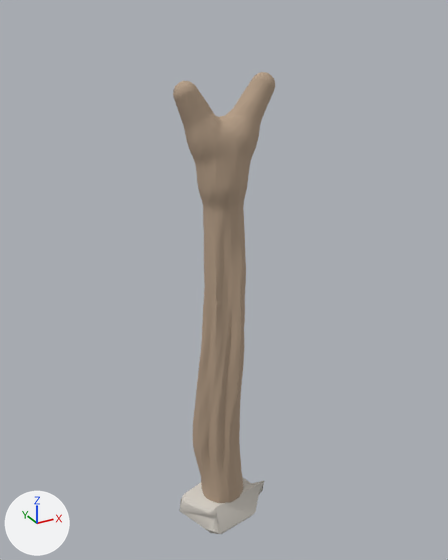
What one commit did to the glTF model assets/tower/approved-library/architecture/bagana-f1-3x13x3-v2.glb.
One viewpoint serves both versions: a 50 mm camera at (-1.78, -3.25, 1.97) aimed at (0.05, 0.07, 0.31). Lighting does not change. The marker at lower left points along +X, +Y and +Z. The picture after the commit comes second.

The older version as bpy lines, for what is in view:
```python
me_bagana_form_1_stone = bpy.data.meshes.new('BAGANA_FORM_1_stone')
me_bagana_form_1_stone.from_pydata(...)  # 41 vertices, 78 faces; spans x -0.327..0.327, y -0.215..0.215, z -1.625..-1.375
me_bagana_form_1_stone.materials.append(mat_alantil_bagana_stone_pbr)  # light grey #d7d1c8
me_bagana_form_1_wood = bpy.data.meshes.new('BAGANA_FORM_1_wood')
me_bagana_form_1_wood.from_pydata(...)  # 20454 vertices, 40904 faces; spans x -0.28..0.33, y -0.19..0.18, z -1.4..1.62
me_bagana_form_1_wood.materials.append(mat_alantil_bagana_wood_pbr)  # beige #b59e86
ob_bagana_stone = bpy.data.objects.new('bagana_stone', me_bagana_form_1_stone)
ob_bagana_stone.location = (0.0, 0.0, 0.0)
ob_bagana_wood = bpy.data.objects.new('bagana_wood', me_bagana_form_1_wood)
ob_bagana_wood.location = (0.0, 0.0, 0.0)
```
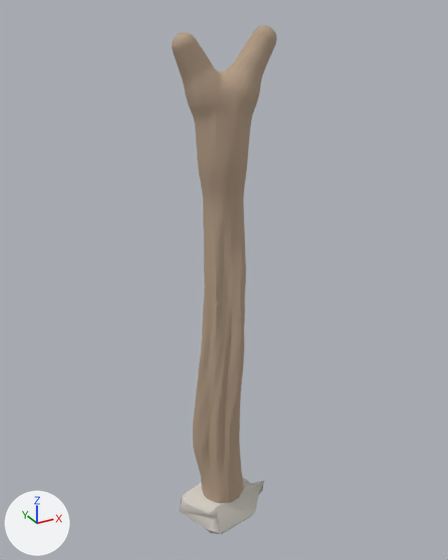
Location of each change, [x1, y1, x2, y2] in pixels of the pictures (448 x 560 px; the box of a moved part takes in the faces that stretch with it):
'bagana_wood', reshaped (11% taller)
    before: [173, 72, 275, 503]
    after: [172, 26, 277, 503]
part 1 of me_bagana_form_1_wood, moved or reshaped
    before: [173, 72, 275, 226]
    after: [172, 26, 277, 226]

Patch to the scene script:
```diff
--- a/assets/tower/approved-library/architecture/bagana-f1-3x13x3-v2.glb.py
+++ b/assets/tower/approved-library/architecture/bagana-f1-3x13x3-v2.glb.py
@@ me_bagana_form_1_wood @@
 # used by ob_bagana_wood; location = (0.0, 0.0, 0.0)
-me_bagana_form_1_wood.from_pydata(...)  # 20454 vertices, 40904 faces; spans x -0.28..0.33, y -0.19..0.18, z -1.4..1.62
+me_bagana_form_1_wood.from_pydata(...)  # 20454 vertices, 40904 faces; spans x -0.28..0.33, y -0.19..0.18, z -1.4..1.88
+# me_bagana_form_1_wood part 1: 7136 of 20454 vertices moved; they spanned x -0.28..0.33, y -0.15..0.15, z 0.77..1.62 and now span x -0.28..0.33, y -0.15..0.15, z 0.77..1.88; mean shift (0.0, 0.0, 0.21); largest move (-0.1, 0.12, 1.18) -> (-0.1, 0.12, 1.43)
 me_bagana_form_1_wood.materials.append(mat_alantil_bagana_wood_pbr)
```
